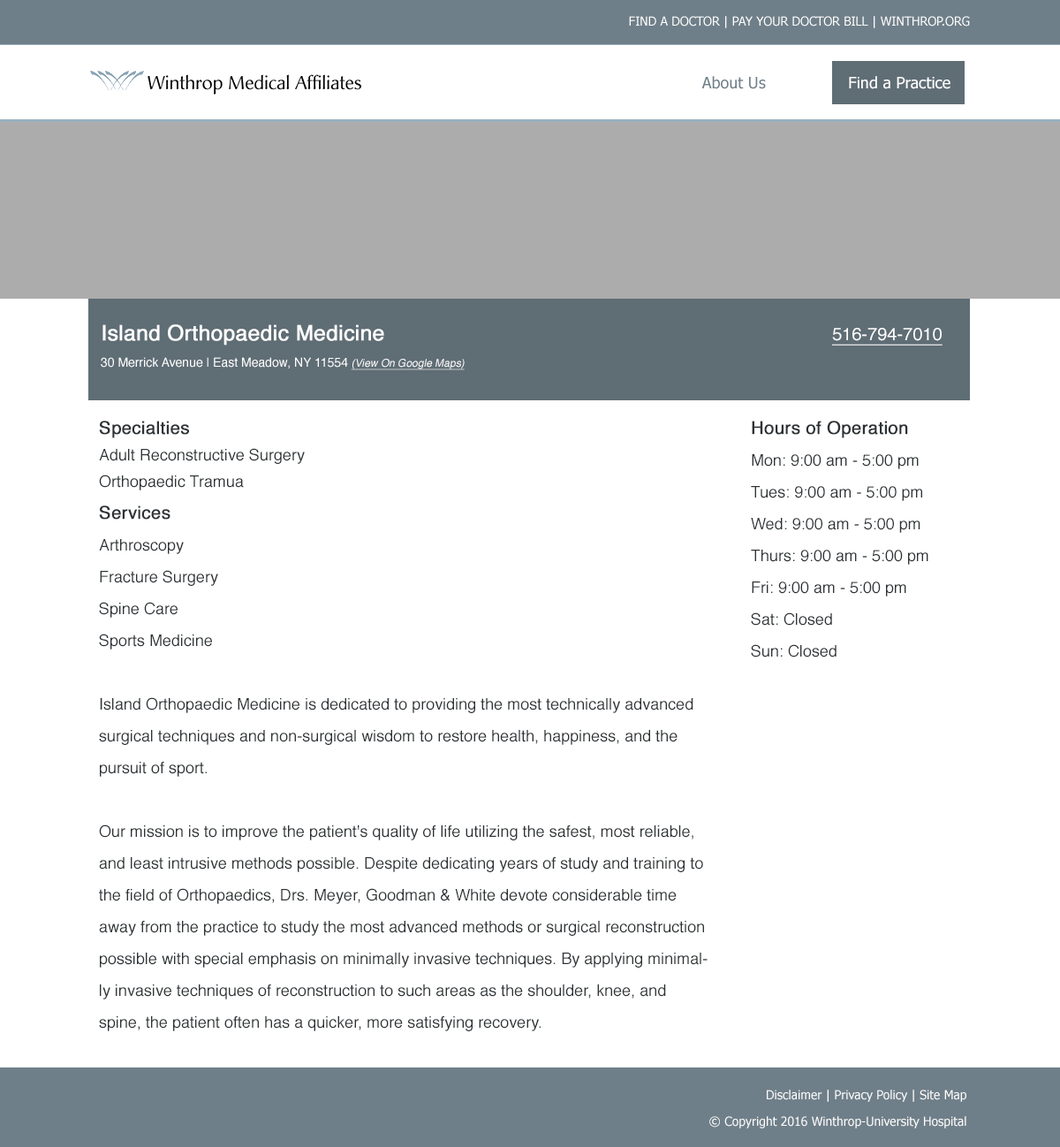
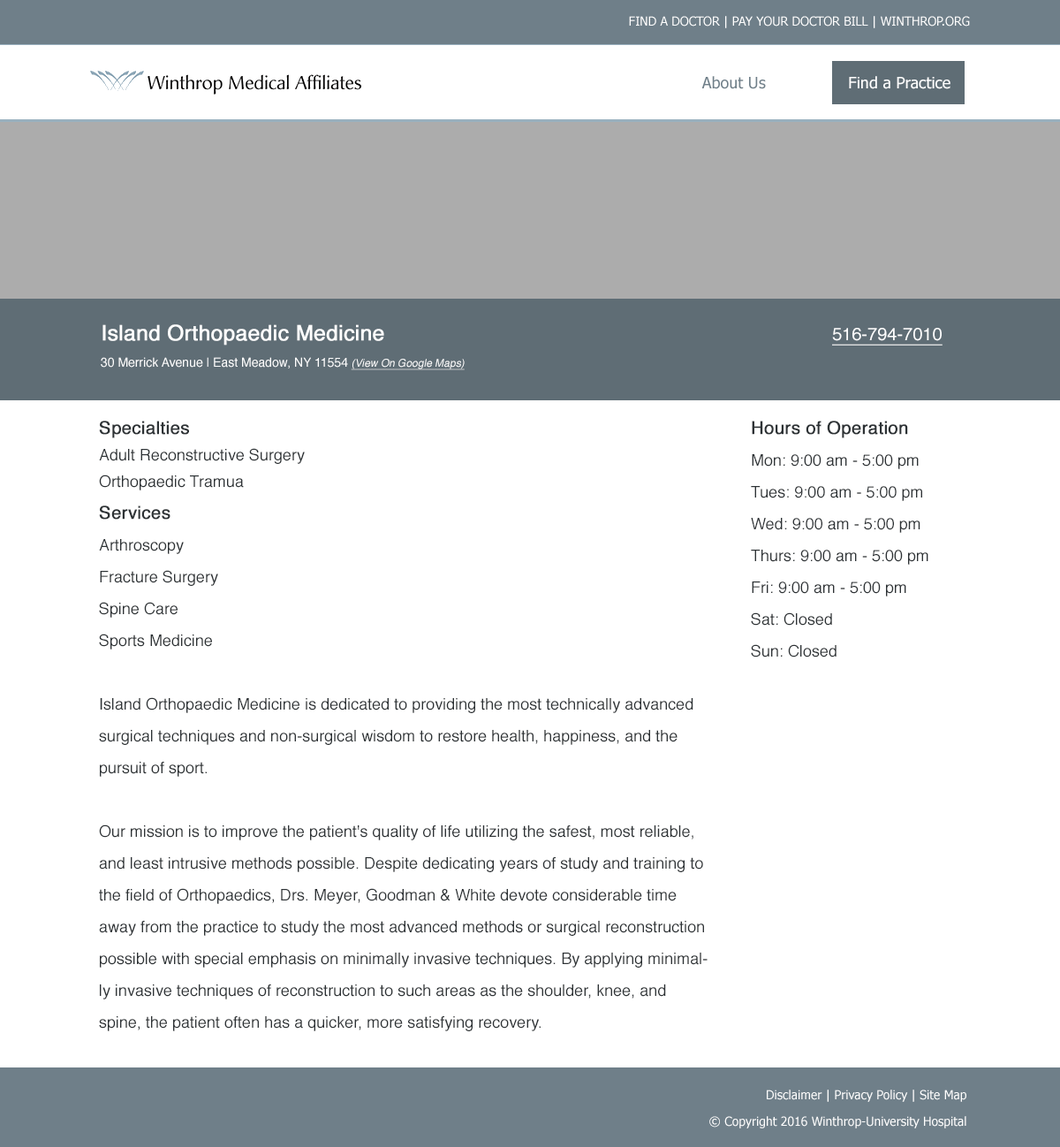
Layers edited between the first and the second 1060px x 1147px image:
painted on "Rectangle 3" over [0, 298, 1060, 401]
